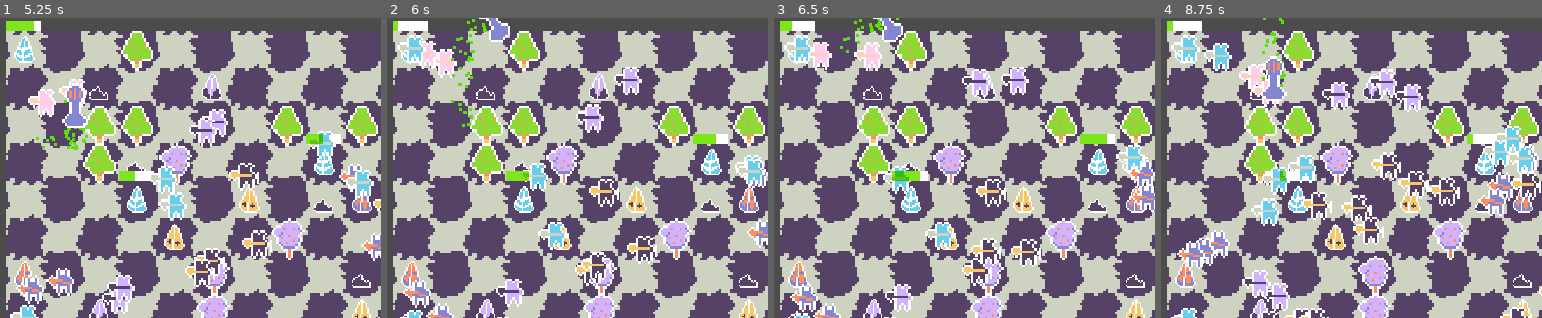
Above: before the commit, frames 1-4 (left to right).
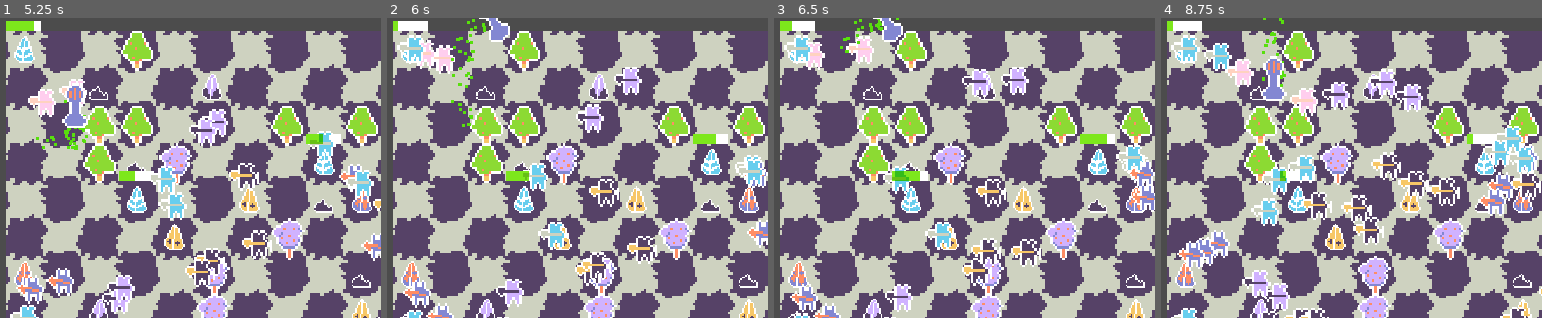
Above: after the commit, the same moments.

Repository: zac112/HenriKuest
Game: Godot game, scene res://Assets/Scenes/Main.tscn
Same seed, same stepped clock (60 frames per second), same inputs: the game is played once before the commit and once after it. The engine's default icon, where the game draws it, is replaced by a stand-in: a white triangle on a blue panel in a dark square.
Inputs:
- Up to frame 1 (5.25 s): hold W (move_up) 0.53-2.03 s; tap C (command_troops) every 0.75 s from 0.6 to 5.1 s; hold A (move_left) 2.03-3.53 s; hold S (move_down) 3.53-4.28 s; hold D (move_right) 4.28-5.03 s; hold W (move_up) from 5.03 s (still down)
- Up to frame 2 (6 s): release W (move_up) at 5.78 s; hold D (move_right) from 5.78 s (still down); tap C (command_troops) at 5.85 s
- Up to frame 3 (6.5 s): keep holding D (move_right)
- Up to frame 4 (8.75 s): tap C (command_troops) at 6.6, 7.35, 8.1 s; release D (move_right) at 8.03 s; hold S (move_down) from 8.03 s (still down)
The pictures show only the part of the screen within x 0-50%, y 1-51%; the shares and areas given below are measured in that part.

Frame 1 is identical in both runs. In frame 2, 0.5% of the frame differs, in the area x 7-29%, y 2-32%; in frame 3, 0.9%; in frame 4, 1.2%, in the area x 16-42%, y 8-33%.

Commit message:
Player now slides

Diff:
--- a/Assets/Scripts/Player.gd
+++ b/Assets/Scripts/Player.gd
@@ -36,7 +36,7 @@
 	if velocity.length() > 0:
 		velocity = velocity.normalized() * speed
 
-	move_and_collide(velocity*delta)
+	move_and_slide(velocity)
 
 	position.x = clamp(position.x, start_coord_x, width*cell_width)
 	position.y = clamp(position.y, start_coord_y, heigth*cell_width)
